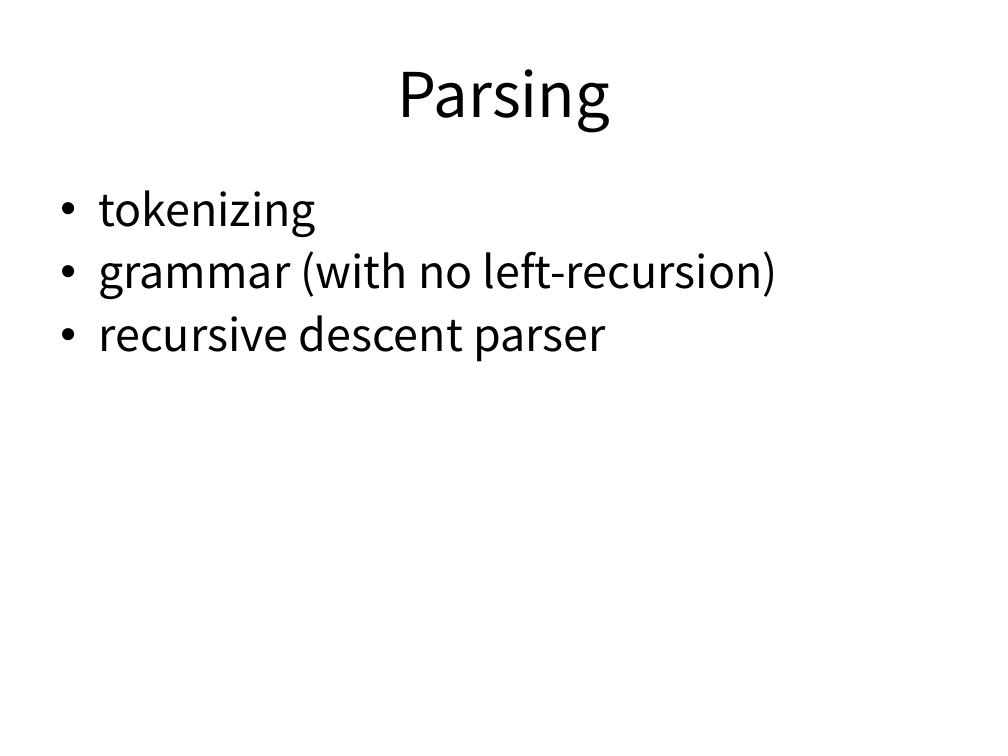
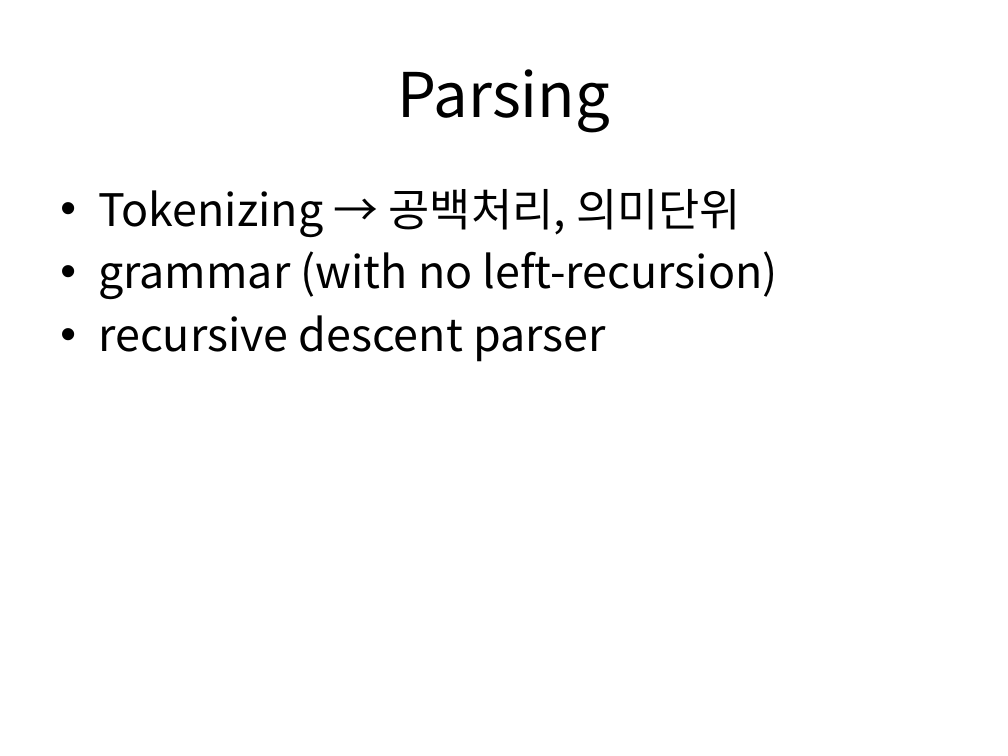
Before and after one commit to jooyunghan/parsing_basics, a slide deck: slide 3 of slides/Parsing 수식.pptx (slide 2 before the commit). Drawn at 1008x756 pixels with LibreOffice and Linux fonts; fonts in the diff are those of the drawing. Boxes give left, top, right and bottom in pixels: in the first picture for what was removed or moved away, otherwise in the second. Text is boxed around its words. In the diff, an @@ line names an element or a change of style, - is before the commit and + after.

Commit message:
parse 2-1
updated 'Parsing 수식'
and added new 'calc_java' sample

```diff
--- a/slides/Parsing 수식.pptx
+++ b/slides/Parsing 수식.pptx
@@ text at [98,189,741,237]: text changed @@
-• tokenizing
+• Tokenizing → 공백처리, 의미단위
```
Also in this commit, not shown: 7 other slides changed, 14 slides added, 1 slide removed, 8 other files.
